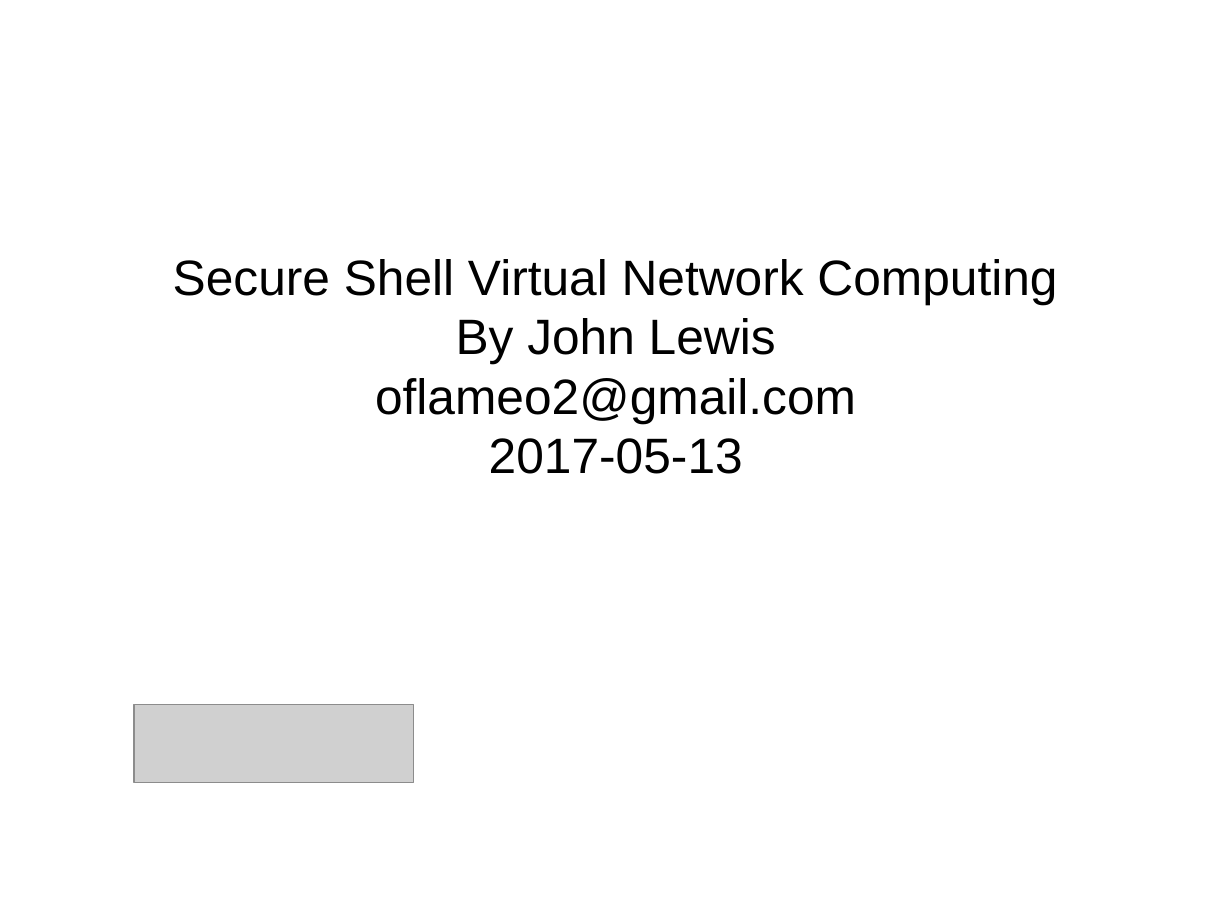
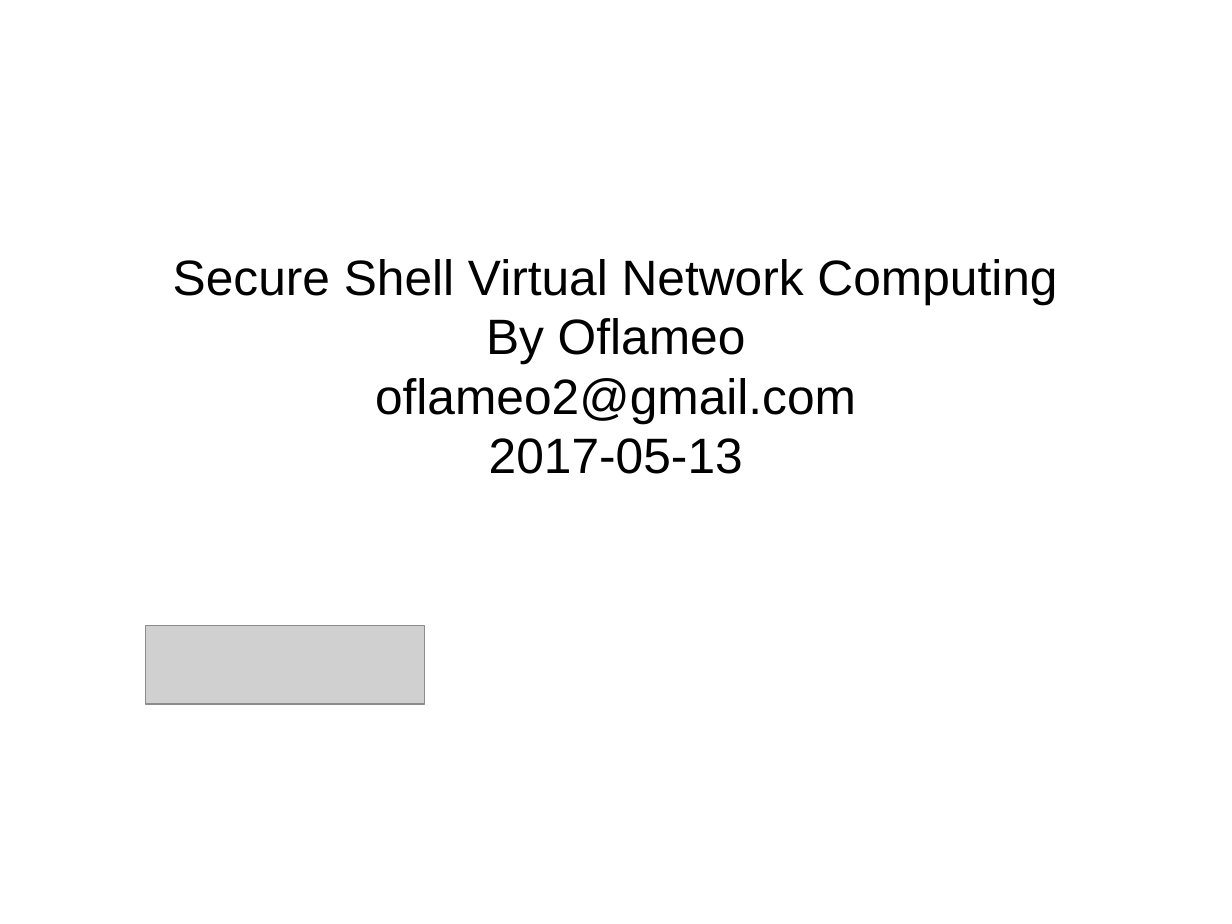
Before and after one commit to Oflameo/sshvnc_ws, a slide deck: slide 1 of doc/sshvnc.odp. Drawn at 1232x924 pixels with LibreOffice and Linux fonts; fonts in the diff are those of the drawing; grey boxes stand for pictures; background and template pictures are left out. Boxes give left, top, right and bottom in pixels: in the first picture for what was removed or moved away, otherwise in the second. Text is boxed around its words. In the diff, an @@ line names an element or a change of style, - is before the commit and + after.

```diff
--- a/doc/sshvnc.odp
+++ b/doc/sshvnc.odp
@@ subtitle at [486, 318, 746, 364]: text changed @@
-By John Lewis
+By Oflameo
@@ picture: place and size @@
-picture at [134, 704, 414, 783]
+picture at [145, 626, 425, 704]
```
Also in this commit, not shown: 1 other file.
